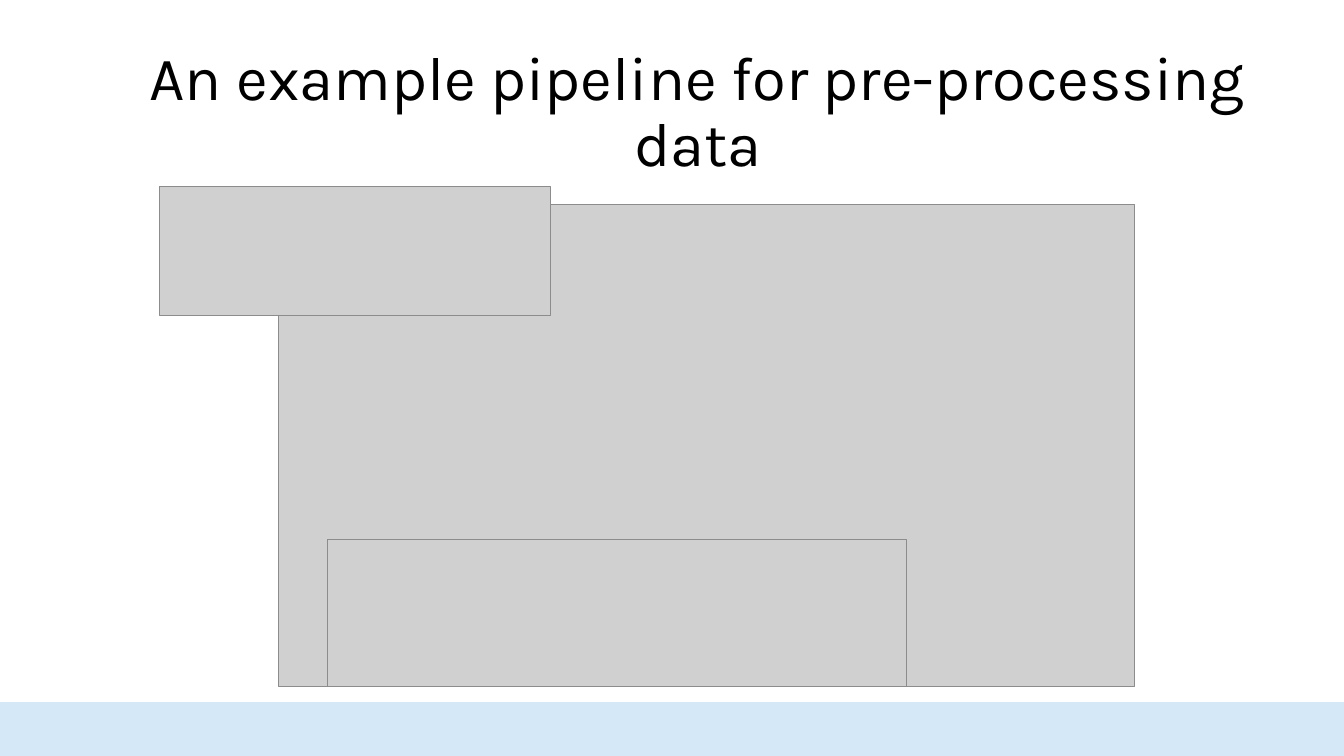
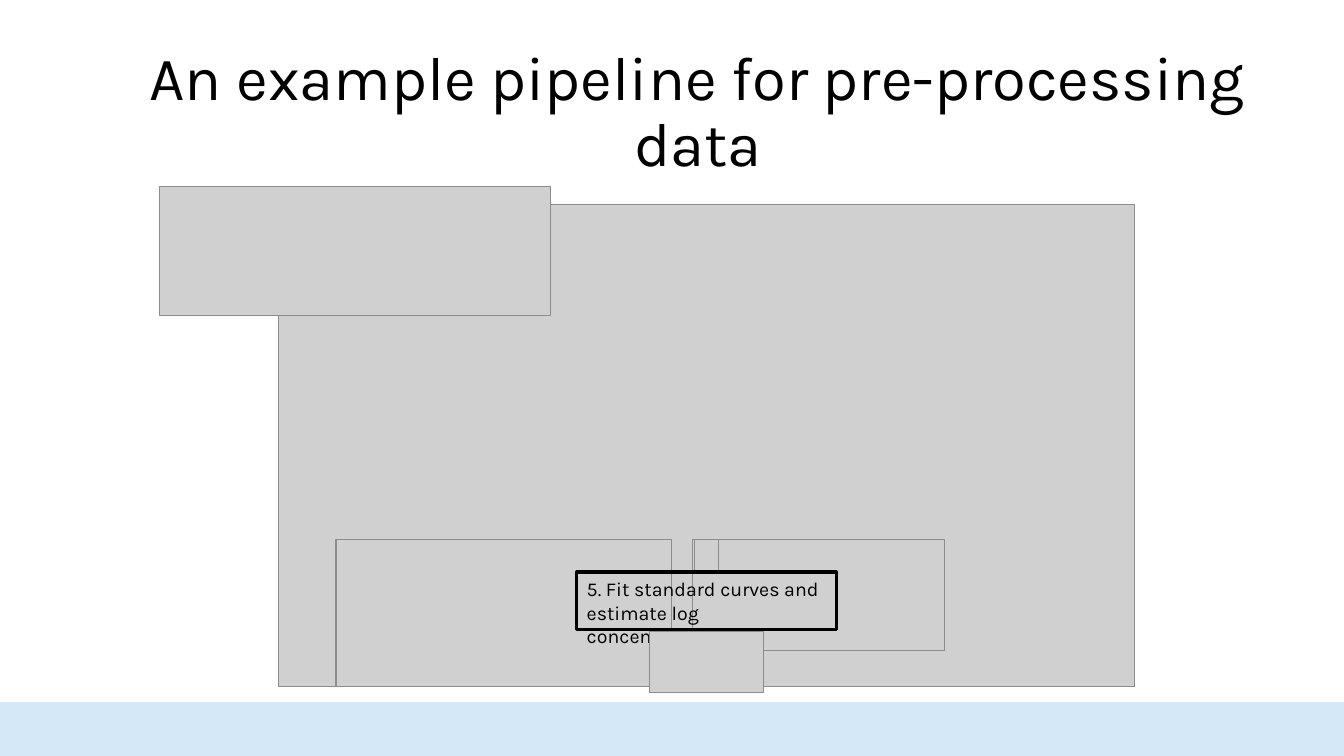
Before and after one commit to HopkinsIDD/seroanalytics_workshop, a slide deck: slide 26 of Lecture 2/Lecture 2 draft V2.pptx (slide 22 before the commit). Drawn at 1344x756 pixels with LibreOffice and Linux fonts; fonts in the diff are those of the drawing; grey boxes stand for pictures; background and template pictures are left out. Boxes give left, top, right and bottom in pixels: in the first picture for what was removed or moved away, otherwise in the second. Text is boxed around its words. In the diff, an @@ line names an element or a change of style, - is before the commit and + after.

```diff
--- a/Lecture 2/Lecture 2 draft V2.pptx
+++ b/Lecture 2/Lecture 2 draft V2.pptx
@@ picture added at bbox=[336, 539, 671, 686] @@
@@ picture: place and size @@
-picture at bbox=[328, 539, 906, 686]
+picture at bbox=[693, 539, 946, 650]
@@ picture added at bbox=[695, 539, 718, 572] @@
@@ rectangle added at bbox=[577, 573, 836, 630], outline #000000 2.25 pt, 14 pt, text #000000 @@
+5. Fit standard curves and estimate log concentrations
@@ picture added at bbox=[650, 632, 763, 694] @@
```
Also in this commit, not shown: 11 other slides changed, 9 slides added, 17 slides removed.
